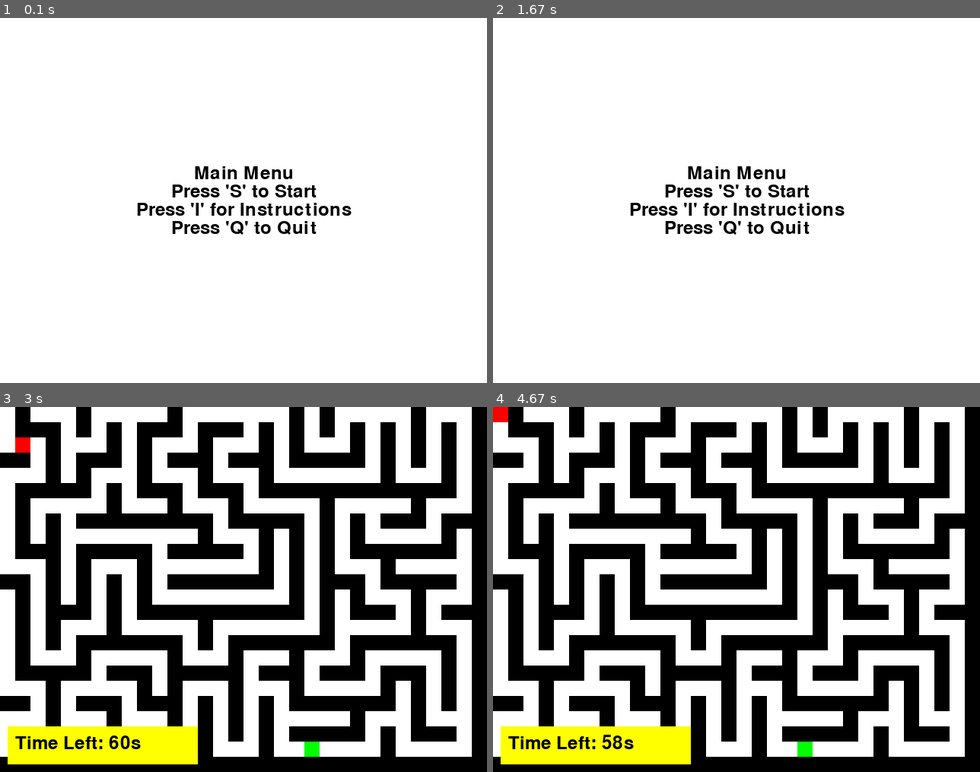
Above: before the commit, frames 1-4 (two rows, left to right).
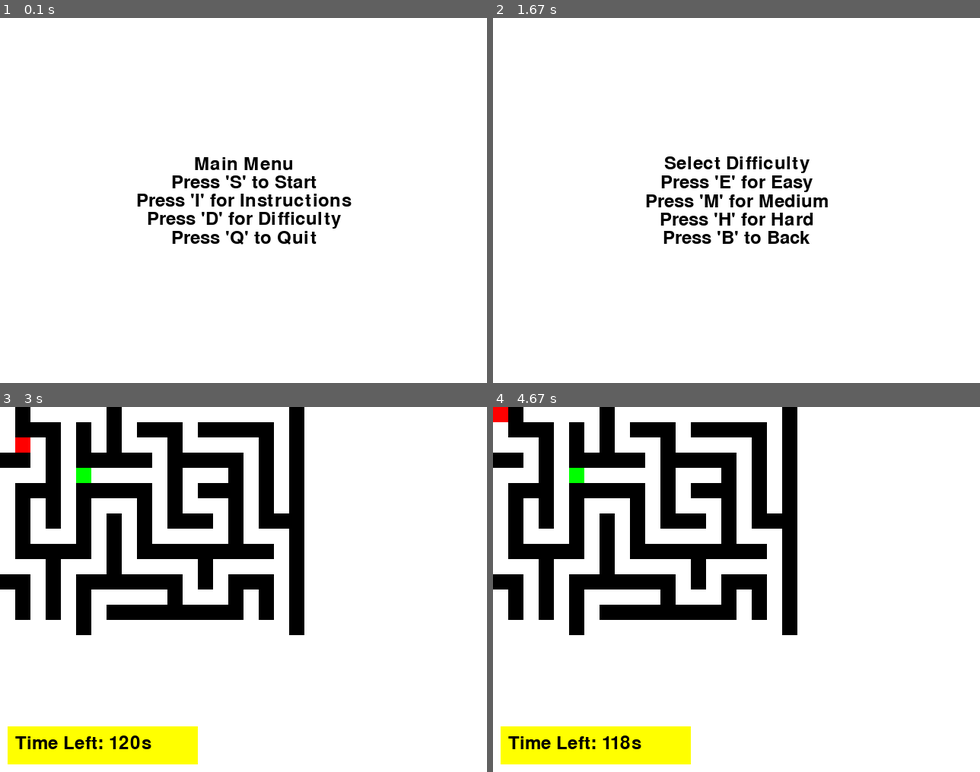
Above: after the commit, the same moments.

Repository: PawiX25/PygameMaze
Game: pygame game, started from game.py
Same seed, same stepped clock (60 frames per second), same inputs: the game is played once before the commit and once after it.
Inputs:
- Up to frame 1 (0.1 s): no input
- Up to frame 2 (1.67 s): hold D 0.33-0.8 s; tap B at 0.83 s; hold D 1.17-1.63 s
- Up to frame 3 (3 s): tap E at 2.23 s; hold S 2.57-2.87 s; tap D at 2.9 s
- Up to frame 4 (4.67 s): hold Left 3.23-3.63 s; hold Up 3.67-4.03 s

The runs differ from the first frame. In frame 1, 4.2% of the frame differs, in the area x 28-73%, y 38-63%; in frame 2, 4.3%; in frame 3, 39%, in the area x 0-100%, y 0-100%; in frame 4, 39%.

Commit message:
Add difficulty settings with configurable maze size, timer, and complexity

Diff:
--- a/game.py
+++ b/game.py
@@ -4,10 +4,9 @@
 
 pygame.init()
 
+# Screen dimensions and settings
 WIDTH, HEIGHT = 640, 480
 CELL_SIZE = 20
-MAZE_WIDTH = WIDTH // CELL_SIZE
-MAZE_HEIGHT = HEIGHT // CELL_SIZE
 FPS = 30
 WHITE = (255, 255, 255)
 BLACK = (0, 0, 0)
@@ -15,6 +14,29 @@
 GREEN = (0, 255, 0)
 YELLOW = (255, 255, 0)
 
+# Difficulty settings
+DIFFICULTY_SETTINGS = {
+    'easy': {
+        'maze_width': 20,
+        'maze_height': 15,
+        'timer_duration': 120,
+        'min_distance': 5
+    },
+    'medium': {
+        'maze_width': 30,
+        'maze_height': 22,
+        'timer_duration': 90,
+        'min_distance': 10
+    },
+    'hard': {
+        'maze_width': 40,
+        'maze_height': 30,
+        'timer_duration': 60,
+        'min_distance': 15
+    }
+}
+
+# Directions for maze generation
 DIRS = [(0, 1), (1, 0), (0, -1), (-1, 0)]
 
 def generate_maze(width, height):
@@ -39,8 +61,8 @@
 
 def generate_goal(maze, min_distance=10):
     while True:
-        goal_x = random.randint(0, MAZE_WIDTH - 1)
-        goal_y = random.randint(0, MAZE_HEIGHT - 1)
+        goal_x = random.randint(0, len(maze[0]) - 1)
+        goal_y = random.randint(0, len(maze) - 1)
         if maze[goal_y][goal_x] == 0 and (goal_x, goal_y) != (0, 0):
             distance = abs(goal_x - 0) + abs(goal_y - 0)
             if distance >= min_distance:
@@ -96,6 +118,7 @@
             "Main Menu",
             "Press 'S' to Start",
             "Press 'I' for Instructions",
+            "Press 'D' for Difficulty",
             "Press 'Q' to Quit"
         ]
         text_surfaces = [font.render(line, True, BLACK) for line in text_lines]
@@ -115,8 +138,46 @@
                     return "start"
                 if event.key == pygame.K_i:
                     return "instructions"
+                if event.key == pygame.K_d:
+                    return "difficulty"
                 if event.key == pygame.K_q:
                     pygame.quit()
+                    return None
+
+def show_difficulty_menu(screen, font):
+    difficulty = 'medium'
+    while True:
+        screen.fill(WHITE)
+        text_lines = [
+            "Select Difficulty",
+            "Press 'E' for Easy",
+            "Press 'M' for Medium",
+            "Press 'H' for Hard",
+            "Press 'B' to Back"
+        ]
+        text_surfaces = [font.render(line, True, BLACK) for line in text_lines]
+        total_height = sum(text_surface.get_height() for text_surface in text_surfaces)
+        y_start = HEIGHT // 2 - total_height // 2
+        for text_surface in text_surfaces:
+            screen.blit(text_surface, (WIDTH // 2 - text_surface.get_width() // 2, y_start))
+            y_start += text_surface.get_height()
+        pygame.display.flip()
+
+        for event in pygame.event.get():
+            if event.type == pygame.QUIT:
+                pygame.quit()
+                return None
+            if event.type == pygame.KEYDOWN:
+                if event.key == pygame.K_e:
+                    difficulty = 'easy'
+                    return difficulty
+                if event.key == pygame.K_m:
+                    difficulty = 'medium'
+                    return difficulty
+                if event.key == pygame.K_h:
+                    difficulty = 'hard'
+                    return difficulty
+                if event.key == pygame.K_b:
                     return None
 
 def show_instructions(screen, font):
@@ -148,22 +209,27 @@
                 if event.key == pygame.K_i:
                     return
 
-def game_loop(screen, font):
+def game_loop(screen, font, difficulty):
+    settings = DIFFICULTY_SETTINGS[difficulty]
+    maze_width = settings['maze_width']
+    maze_height = settings['maze_height']
+    timer_duration = settings['timer_duration']
+    min_distance = settings['min_distance']
+
     global goal_blink_time, goal_blink_state, goal_blink_start
 
     goal_blink_time = 0.5
     goal_blink_state = True
     goal_blink_start = time.time()
 
-    maze = generate_maze(MAZE_WIDTH, MAZE_HEIGHT)
-    goal_x, goal_y = generate_goal(maze)
+    maze = generate_maze(maze_width, maze_height)
+    goal_x, goal_y = generate_goal(maze, min_distance)
     player_x, player_y = 0, 0
     target_x, target_y = player_x, player_y
     animation_progress = 1.0
     animation_speed = 15
 
     start_time = time.time()
-    timer_duration = 60
 
     clock = pygame.time.Clock()
     running = True
@@ -189,11 +255,11 @@
                 new_x, new_y = player_x, player_y
                 if (keys[pygame.K_LEFT] or keys[pygame.K_a]) and int(player_x) > 0 and maze[int(player_y)][int(player_x) - 1] == 0:
                     new_x = player_x - 1
-                if (keys[pygame.K_RIGHT] or keys[pygame.K_d]) and int(player_x) < MAZE_WIDTH - 1 and maze[int(player_y)][int(player_x) + 1] == 0:
+                if (keys[pygame.K_RIGHT] or keys[pygame.K_d]) and int(player_x) < maze_width - 1 and maze[int(player_y)][int(player_x) + 1] == 0:
                     new_x = player_x + 1
                 if (keys[pygame.K_UP] or keys[pygame.K_w]) and int(player_y) > 0 and maze[int(player_y) - 1][int(player_x)] == 0:
                     new_y = player_y - 1
-                if (keys[pygame.K_DOWN] or keys[pygame.K_s]) and int(player_y) < MAZE_HEIGHT - 1 and maze[int(player_y) + 1][int(player_x)] == 0:
+                if (keys[pygame.K_DOWN] or keys[pygame.K_s]) and int(player_y) < maze_height - 1 and maze[int(player_y) + 1][int(player_x)] == 0:
                     new_y = player_y + 1
 
                 if (new_x, new_y) != (player_x, player_y):
@@ -252,9 +318,17 @@
         menu_choice = show_main_menu(screen, font)
         if menu_choice == "instructions":
             show_instructions(screen, font)
+        elif menu_choice == "difficulty":
+            difficulty = show_difficulty_menu(screen, font)
+            if difficulty is None:
+                continue
         elif menu_choice == "start":
-            if not game_loop(screen, font):
+            if difficulty is None:
+                difficulty = 'medium'  # Default difficulty if none selected
+            if not game_loop(screen, font, difficulty):
                 break
+
+    pygame.quit()
 
 if __name__ == "__main__":
     main()
